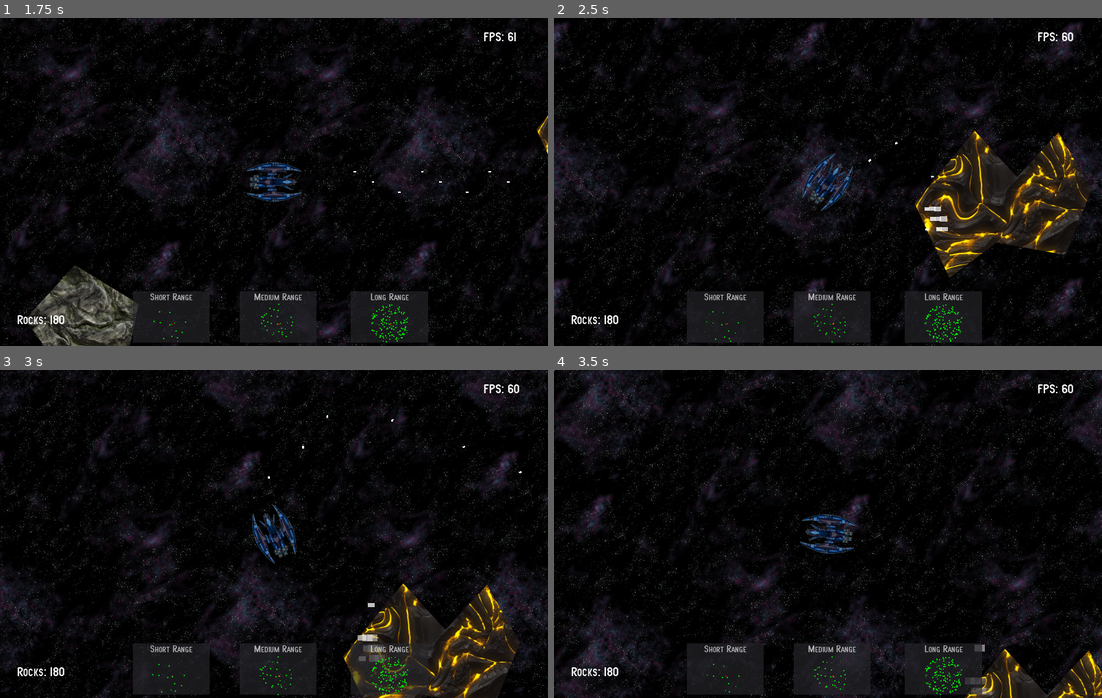
Above: before the commit, frames 1-4 (two rows, left to right).
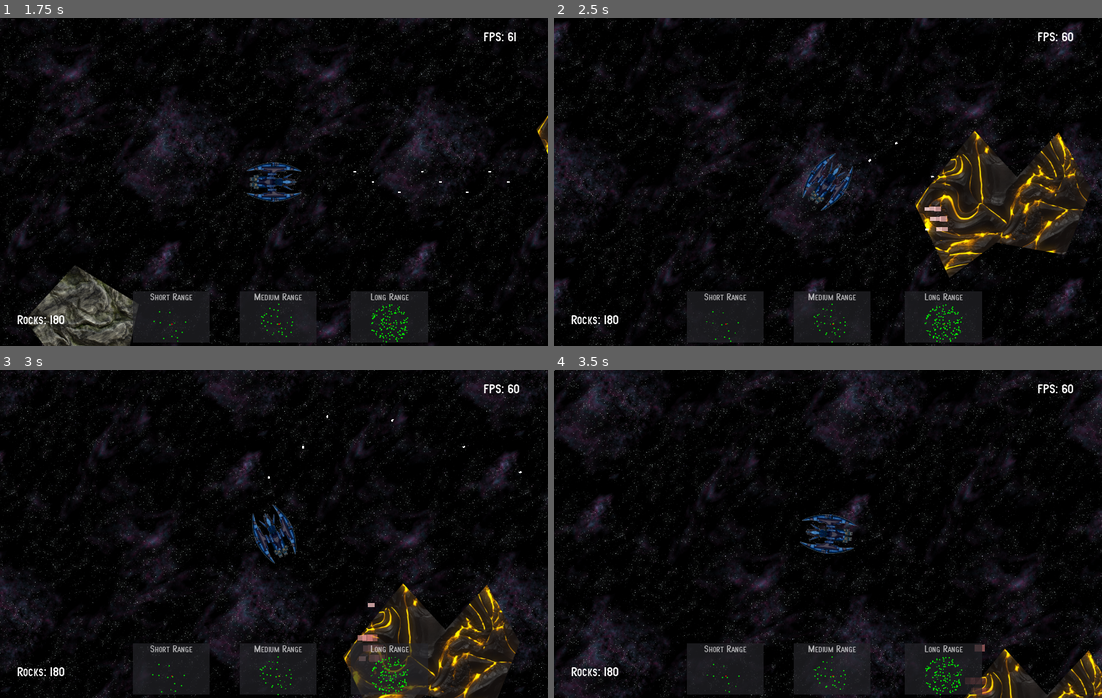
Above: after the commit, the same moments.

Repository: imekon/ShootTheRocks
Game: Godot game, scene res://scenes/Main.tscn
Same seed, same stepped clock (60 frames per second), same inputs: the game is played once before the commit and once after it.
Inputs:
- Up to frame 1 (1.75 s): tap Enter at 0.5 s; hold Ctrl (fire) 0.53-1.28 s; hold Up (move_forward) from 0.53 s (still down); tap Ctrl (fire) at 1.35 s
- Up to frame 2 (2.5 s): release Up (move_forward) at 2.03 s; hold Left (turn_left) from 2.03 s (still down); hold Ctrl (fire) from 2.03 s (still down)
- Up to frame 3 (3 s): keep holding Left (turn_left); release Ctrl (fire) at 2.78 s; tap Ctrl (fire) at 2.85 s
- Up to frame 4 (3.5 s): keep holding Left (turn_left)

Frame 1 is identical in both runs. In frame 2, 0.1% of the frame differs, in the area x 67-72%, y 57-65%; in frame 3, 0.1%; in frame 4, less than 0.1%.

Commit message:
tweak exploding bullet

Diff:
--- a/scenes/ExplodingBullet.tscn
+++ b/scenes/ExplodingBullet.tscn
@@ -26,9 +26,9 @@
 tracks/1/enabled = true
 tracks/1/keys = {
 "times": PoolRealArray( 0, 2 ),
-"transitions": PoolRealArray( 1, 1 ),
+"transitions": PoolRealArray( 1, 0.143588 ),
 "update": 0,
-"values": [ Color( 1, 1, 1, 1 ), Color( 1, 1, 1, 0 ) ]
+"values": [ Color( 1, 1, 1, 1 ), Color( 1, 0.180392, 0.168627, 0 ) ]
 }
 
 [node name="ExplodingBullet" type="Sprite"]
